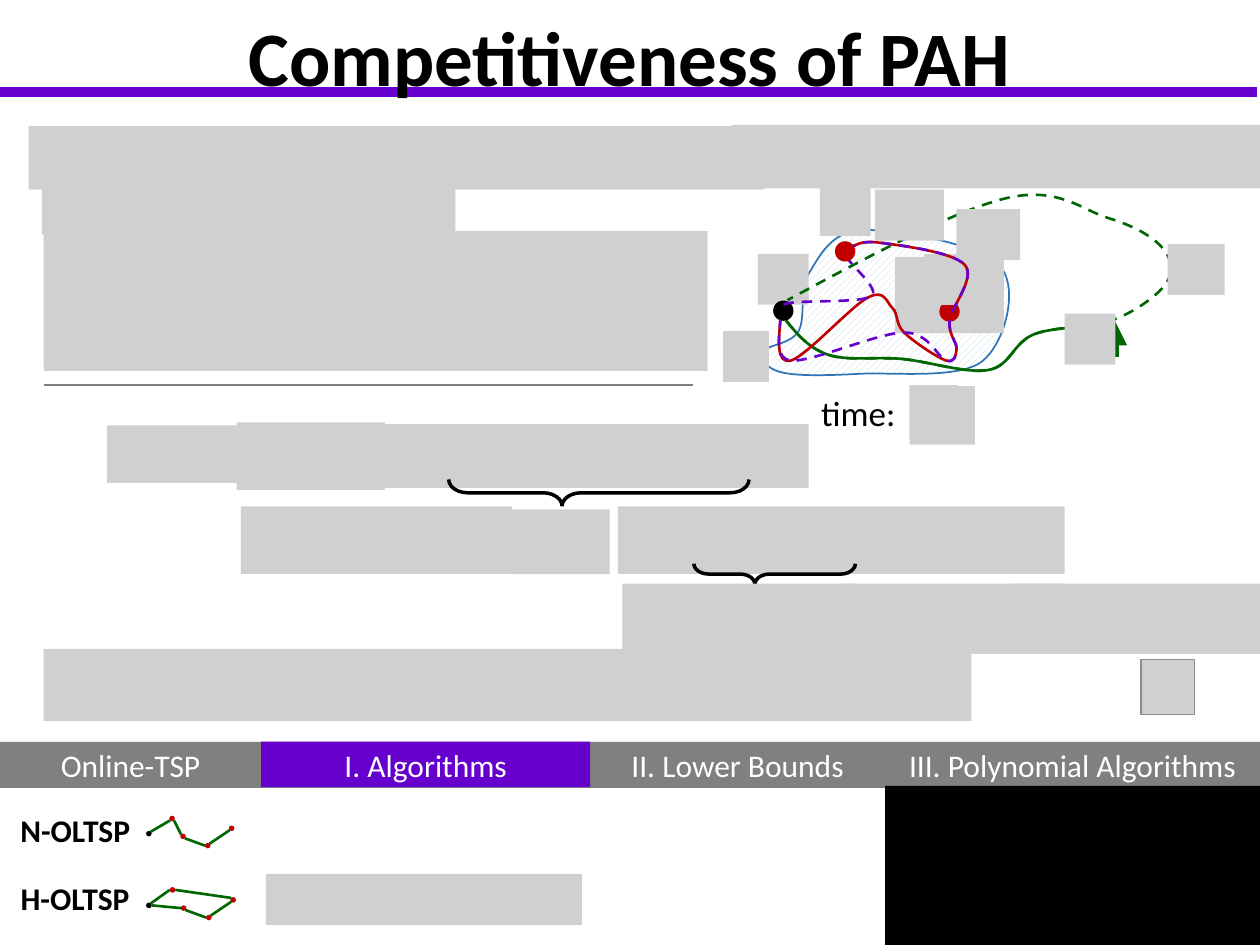
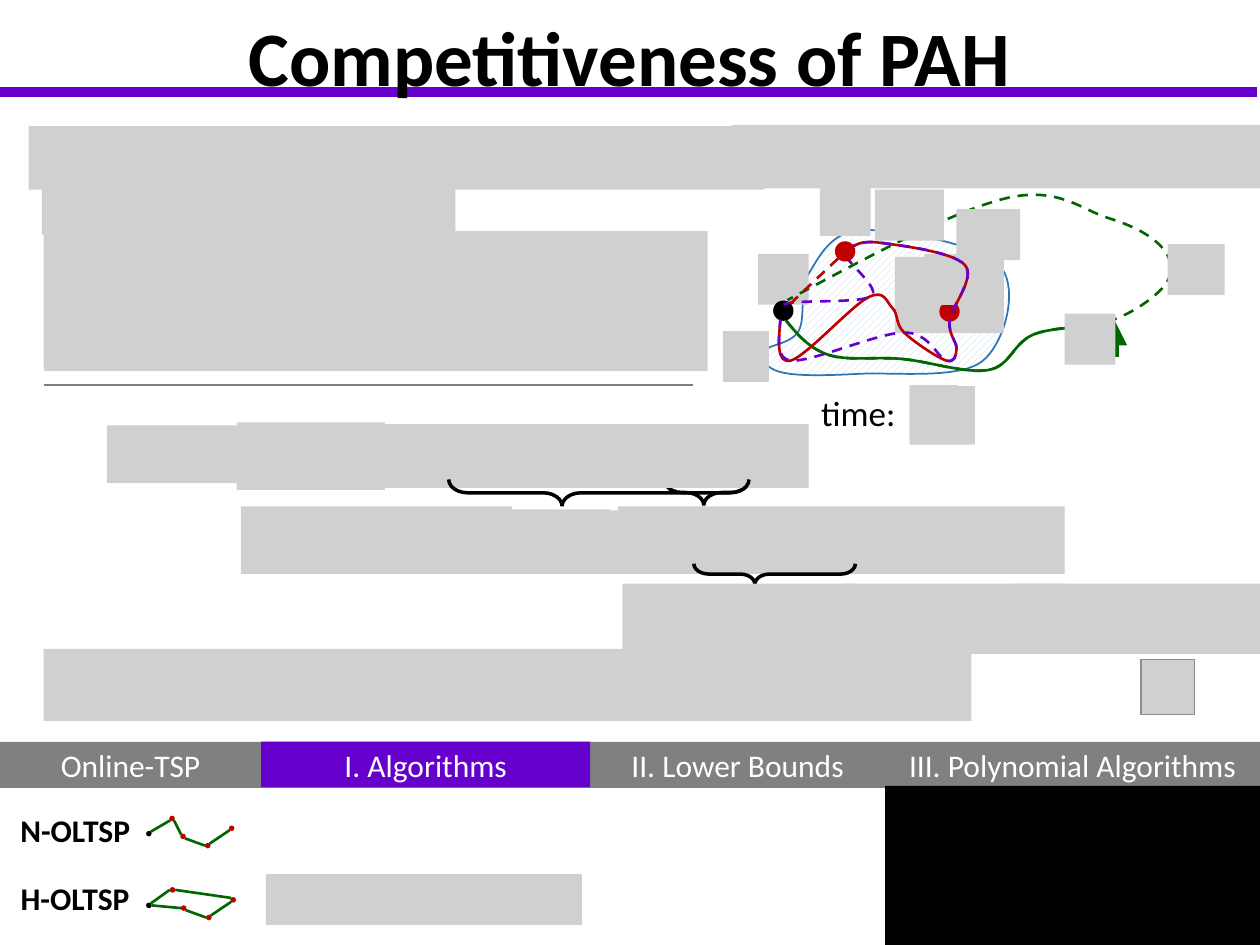
Before and after one commit to GraffL/talk-online-tsp, a slide deck: slide 13 of Präsentation43.pptx. Drawn at 1260x945 pixels with LibreOffice and Linux fonts; fonts in the diff are those of the drawing; grey boxes stand for pictures; background and template pictures are left out. Boxes give left, top, right and bottom in pixels: in the first picture for what was removed or moved away, otherwise in the second. Text is boxed around its words. In the diff, an @@ line names an element or a change of style, - is before the commit and + after.

```diff
--- a/Präsentation43.pptx
+++ b/Präsentation43.pptx
@@ line added from (838, 258) to (790, 304), #C00000 1.5 pt dashed @@
@@ right brace added at [665,479,749,505], fill #FFFFFF, outline #000000 2 pt @@
@@ picture added at [507,510,835,573] @@
```
Also in this commit, not shown: 1 other slide changed.
